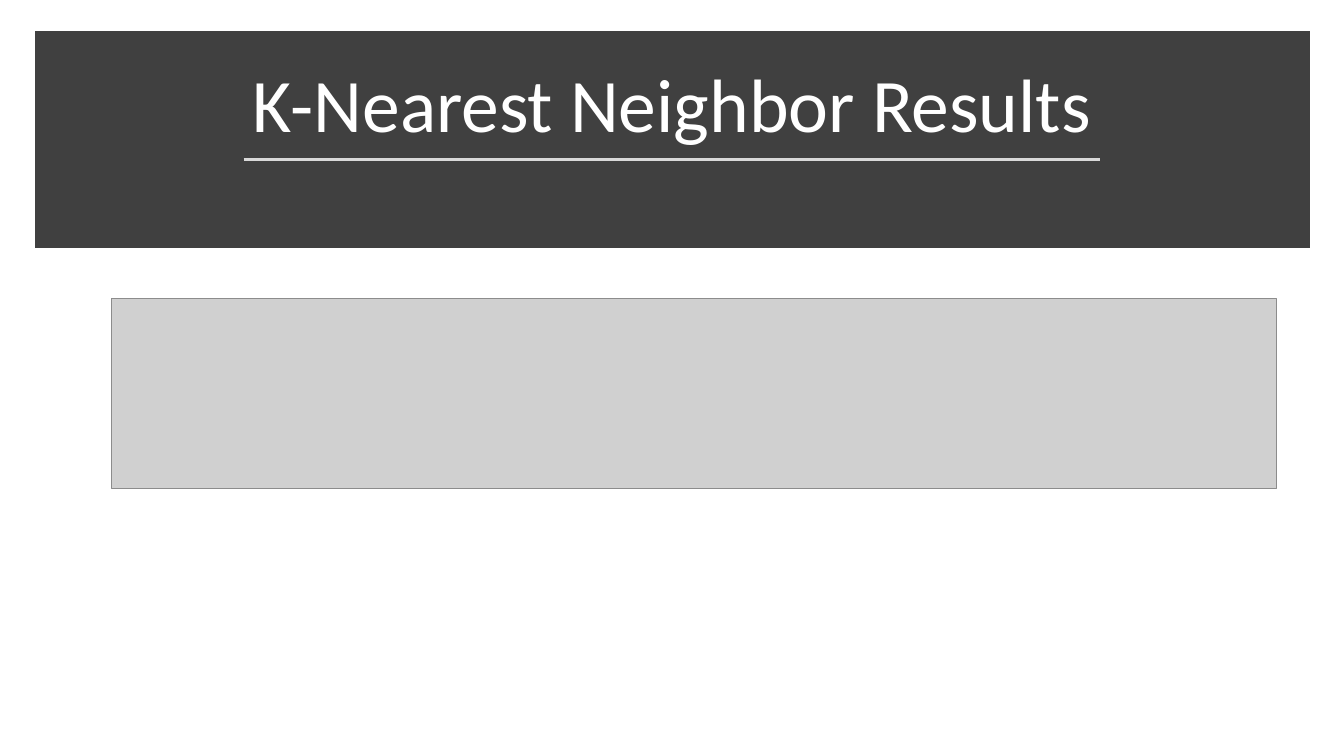
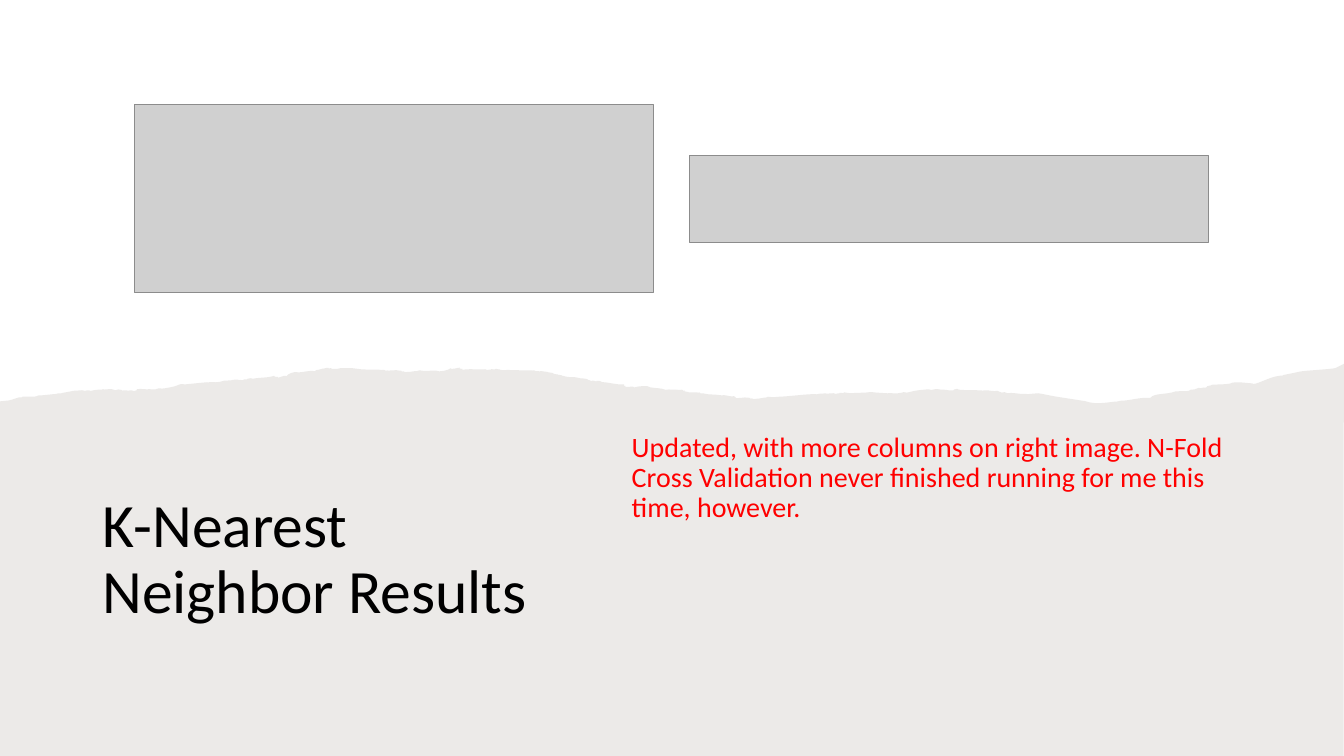
Before and after one commit to swiftzircon/INaturalist-Data-Project-ITMD-522, a slide deck: slide 13 of Presentation.pptx. Drawn at 1344x756 pixels with LibreOffice and Linux fonts; fonts in the diff are those of the drawing; grey boxes stand for pictures. Boxes give left, top, right and bottom in pixels: in the first picture for what was removed or moved away, otherwise in the second. Text is boxed around its words. In the diff, an @@ line names an element or a change of style, - is before the commit and + after.

```diff
--- a/Presentation.pptx
+++ b/Presentation.pptx
@@ rectangle removed at box(41, 38, 1303, 242) @@
@@ picture added at box(134, 105, 653, 293) @@
@@ line removed from (244, 159) to (1101, 159) @@
@@ picture added at box(690, 155, 1209, 242) @@
@@ picture removed at box(112, 298, 1277, 488) @@
@@ freeform shape added at box(0, 364, 1344, 756), fill #82766A at 15% opacity @@
@@ title "K-Nearest Neighbor Results": place and size @@
-title "K-Nearest Neighbor Results" at box(253, 79, 1091, 145)
+title "K-Nearest Neighbor Results" at box(102, 507, 526, 624)
@@ title "K-Nearest Neighbor Results" at box(102, 507, 526, 624): size 54 to 44 pt, text colour #FFFFFF to #000000; alignment centre to left; vertical alignment bottom to middle @@
@@ text added at box(632, 437, 1222, 521), 20 pt, text #FF0000 @@
+Updated, with more columns on right image. N-Fold Cross Validation never finished running for me this time, however.
```
Also in this commit, not shown: 6 other slides changed, 3 other files.
